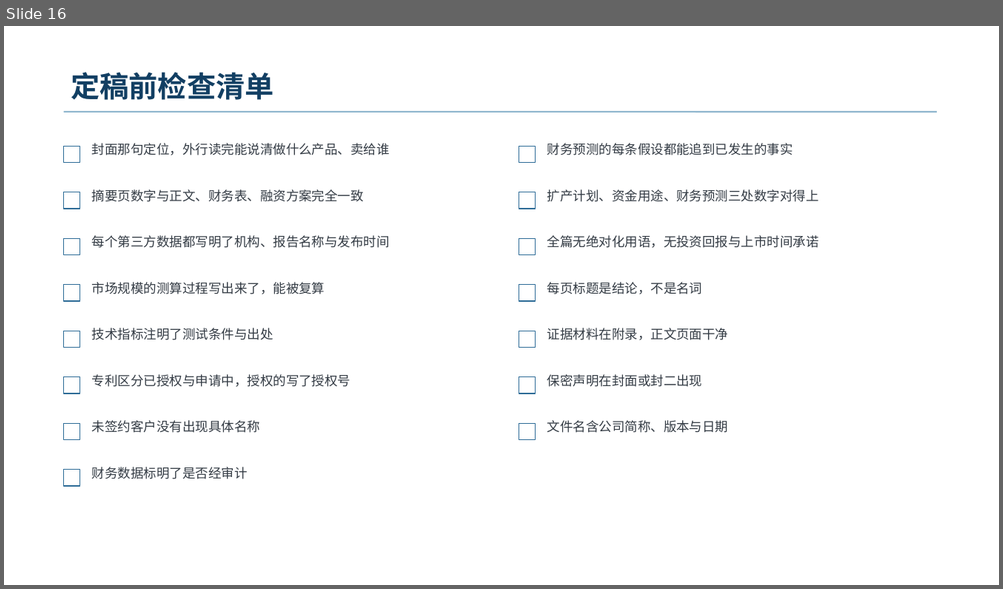
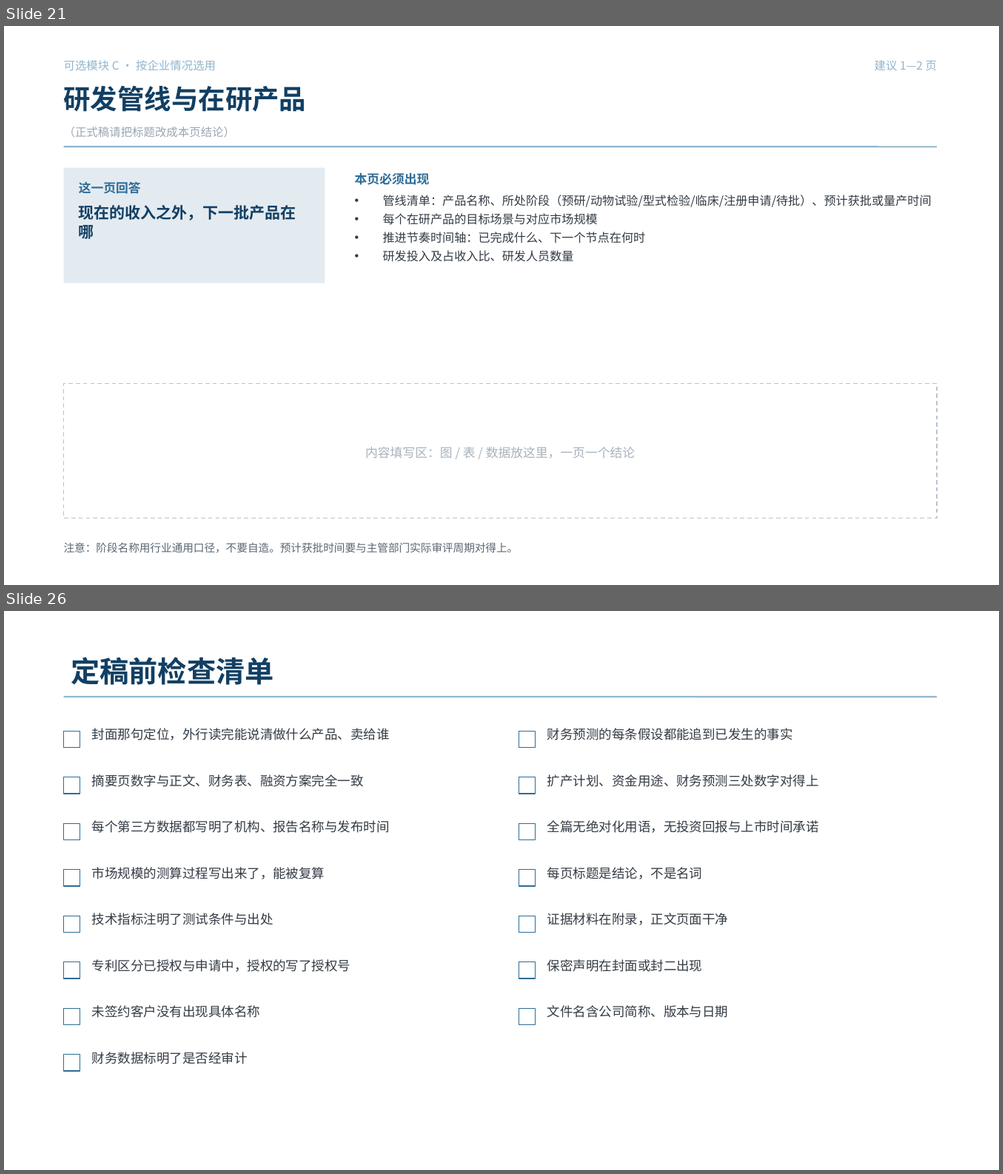
Before and after one commit to xid013-ux/JXD, a slide deck: output/BP框架/融资BP框架模板.pptx. Shown one above the other, each under a label of ours: slide 16 before the commit, slides 21 and 26 after it; the slides between them are not shown. The pictures are 1003x589 and 1003x1174 pixels, drawn with LibreOffice and Linux fonts; fonts in the diff are those of the drawing. Boxes give left, top, right and bottom in pixels: in the first picture for what was removed or moved away, otherwise in the second. Text is boxed around its words. In the diff, an @@ line names an element or a change of style, - is before the commit and + after.

```diff
--- a/output/BP框架/融资BP框架模板.pptx
+++ b/output/BP框架/融资BP框架模板.pptx
@@ slide 21 added at bbox=[4, 26, 999, 585], background #FFFFFF @@
@@ text added at bbox=[64, 60, 216, 70], 11 pt, text #8FB6CE @@
+可选模块 C · 按企业情况选用
@@ text added at bbox=[874, 60, 936, 70], 11 pt, text #8FB6CE @@
+建议 1—2 页
@@ text added at bbox=[64, 86, 307, 112], 26 pt, text #123F63, bold @@
+研发管线与在研产品
@@ text added at bbox=[64, 127, 235, 137], 11 pt, text #9AA6B2 @@
+（正式稿请把标题改成本页结论）
@@ line added from (64, 147) to (936, 147), #8FB6CE 1.5 pt @@
@@ rectangle added at bbox=[64, 168, 325, 284], fill #E3EBF1 @@
@@ text added at bbox=[355, 173, 430, 185], 12 pt, text #2E6C97, bold @@
+本页必须出现
@@ text added at bbox=[79, 182, 141, 194], 12 pt, text #2E6C97, bold @@
+这一页回答
@@ text added at bbox=[383, 195, 931, 262], 11.5 pt, text #333B44 @@
+• 管线清单：产品名称、所处阶段（预研/动物试验/型式检验/临床/注册申请/待批）、预计获批或量产时间
+• 每个在研产品的目标场景与对应市场规模
+• 推进节奏时间轴：已完成什么、下一个节点在何时
+• 研发投入及占收入比、研发人员数量
@@ text added at bbox=[79, 205, 296, 241], 15 pt, text #123F63, bold @@
+现在的收入之外，下一批产品在哪
@@ rectangle added at bbox=[64, 384, 936, 518], fill #FFFFFF, outline #B9C4CE 1 pt dashed @@
@@ text added at bbox=[365, 447, 634, 459], 12 pt, text #A8B2BC @@
+内容填写区：图 / 表 / 数据放这里，一页一个结论
@@ text added at bbox=[64, 543, 518, 554], 10.5 pt, text #5A6672 @@
+注意：阶段名称用行业通用口径，不要自造。预计获批时间要与主管部门实际审评周期对得上。
@@ what was slide 16 is now slide 26 @@
```
Also in this commit, not shown: 15 slides changed, 9 other slides added, 3 other files.
